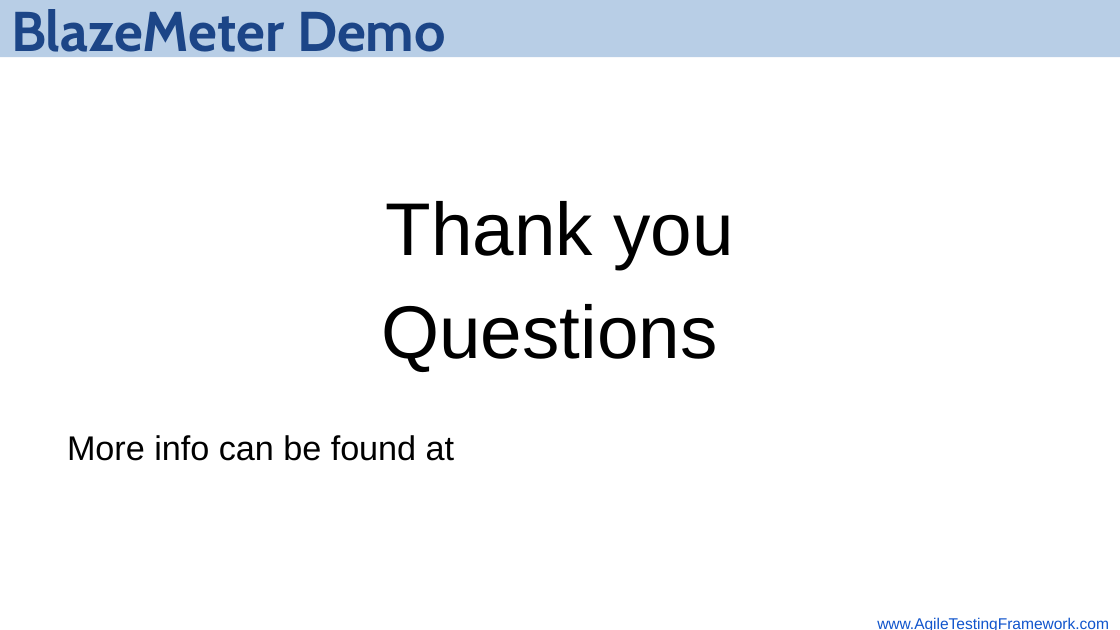
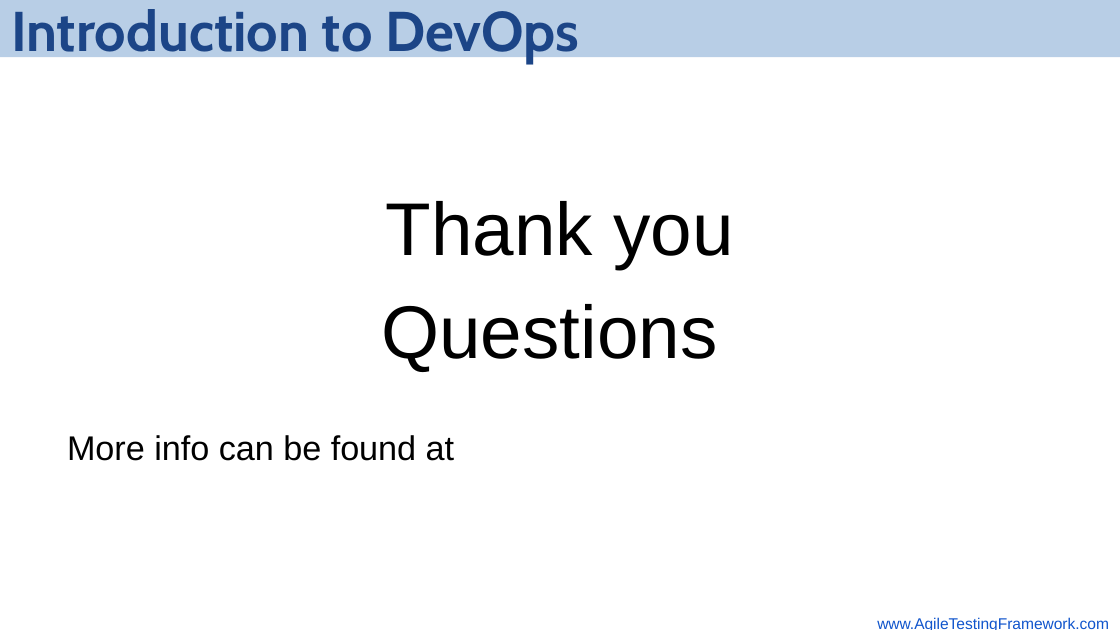
Before and after one commit to srufle/meetup-devops, a slide deck: slide 5 of meetup-devops-slides.odp (slide 3 before the commit). Drawn at 1120x630 pixels with LibreOffice and Linux fonts; fonts in the diff are those of the drawing; background and template pictures are left out. Boxes give left, top, right and bottom in pixels: in the first picture for what was removed or moved away, otherwise in the second. Text is boxed around its words. In the diff, an @@ line names an element or a change of style, - is before the commit and + after.

```diff
--- a/meetup-devops-slides.odp
+++ b/meetup-devops-slides.odp
@@ text in rectangle at (11,9,579,63): text changed @@
-BlazeMeter Demo
+Introduction to DevOps
```
Also in this commit, not shown: 1 other slide changed, 2 slides added.
